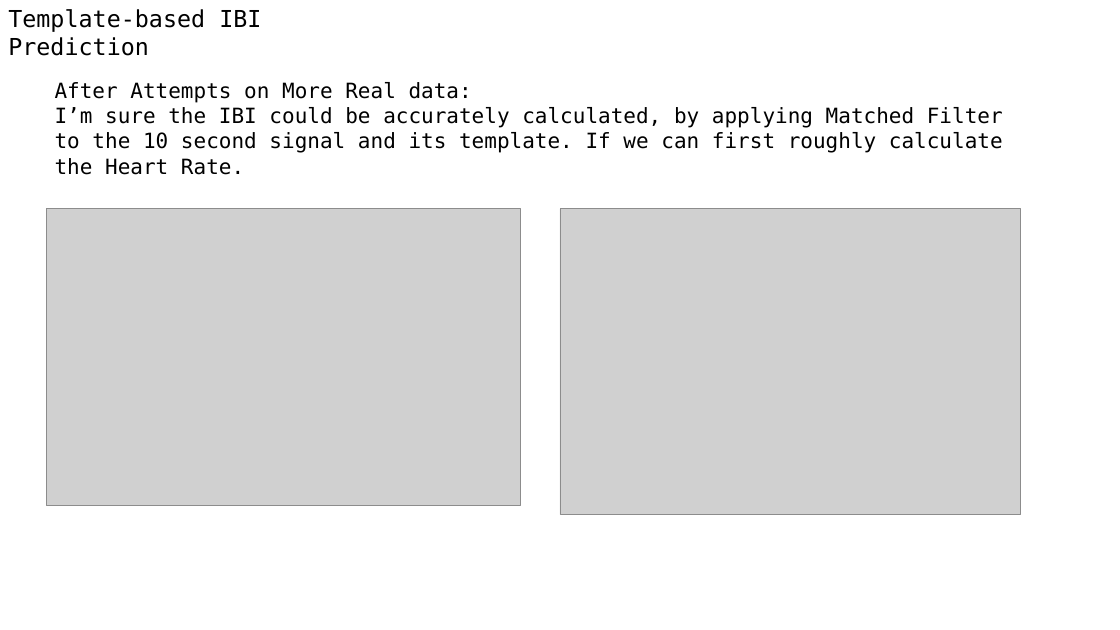
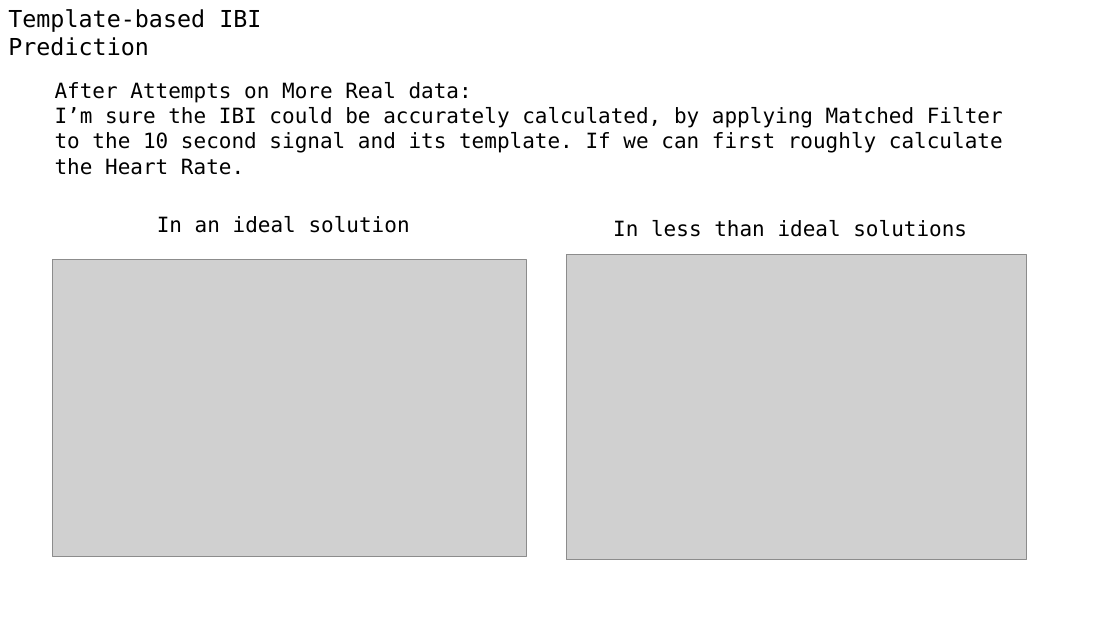
Before and after one commit to A-Big-Tortoise/Presentation, a slide deck: slide 4 of Presentation_0129_JiayuChen.pptx. Drawn at 1120x630 pixels with LibreOffice and Linux fonts; fonts in the diff are those of the drawing; grey boxes stand for pictures. Boxes give left, top, right and bottom in pixels: in the first picture for what was removed or moved away, otherwise in the second. Text is boxed around its words. In the diff, an @@ line names an element or a change of style, - is before the commit and + after.

```diff
--- a/Presentation_0129_JiayuChen.pptx
+++ b/Presentation_0129_JiayuChen.pptx
@@ text added at bbox=[157, 216, 410, 233], 18 pt, text #000000 @@
+In an ideal solution
@@ text added at bbox=[613, 220, 967, 237], 18 pt, text #000000 @@
+In less than ideal solutions
@@ picture: place and size @@
-picture at bbox=[46, 209, 520, 506]
+picture at bbox=[52, 260, 526, 556]
@@ picture: place and size @@
-picture at bbox=[560, 209, 1021, 515]
+picture at bbox=[566, 255, 1027, 560]
```
Also in this commit, not shown: 14 other slides changed, 1 slide added.
